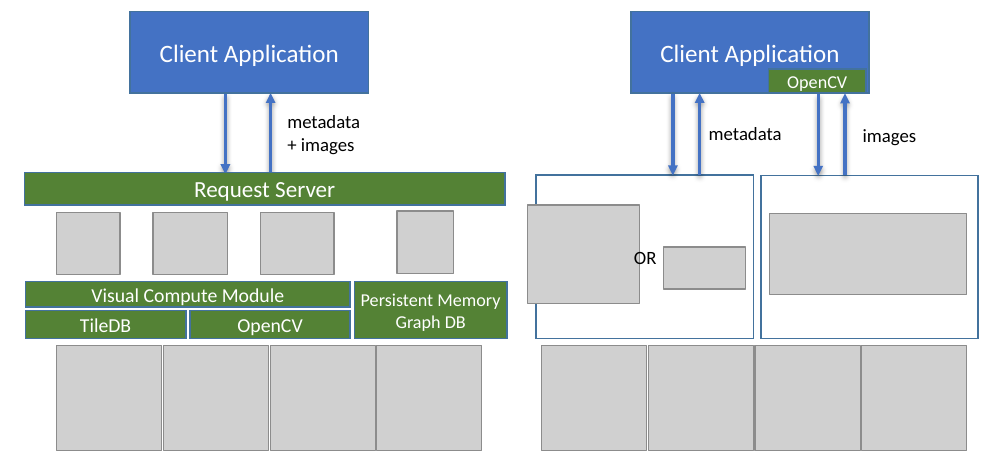
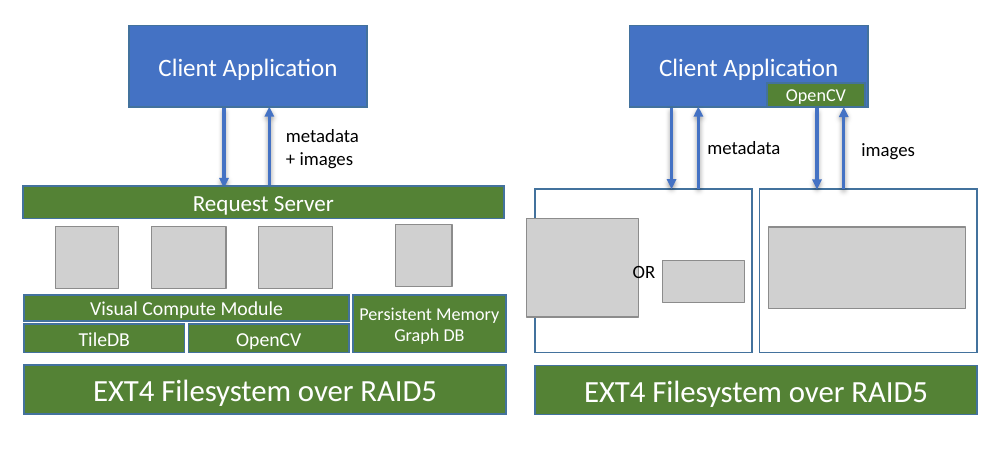
Before and after one commit to luisremis/visual_storm, a slide deck: slide 2 of yfcc100m/paper/figures/comparison_system.pptx. Drawn at 1008x474 pixels with LibreOffice and Linux fonts; fonts in the diff are those of the drawing; grey boxes stand for pictures. Boxes give left, top, right and bottom in pixels: in the first picture for what was removed or moved away, otherwise in the second. Text is boxed around its words. In the diff, an @@ line names an element or a change of style, - is before the commit and + after.

```diff
--- a/yfcc100m/paper/figures/comparison_system.pptx
+++ b/yfcc100m/paper/figures/comparison_system.pptx
@@ 10 rectangles, 7 pictures, 5 arrows, 4 texts: place and size @@
-10 rectangles, 7 pictures, 5 arrows, 4 texts at box(25, 12, 978, 339)
+10 rectangles, 7 pictures, 5 arrows, 4 texts at box(23, 25, 976, 353)
@@ arrow moved from (846, 176) - (846, 94) to (843, 190) - (843, 107) @@
@@ picture removed at box(57, 346, 162, 452) @@
@@ picture removed at box(164, 346, 269, 452) @@
@@ picture removed at box(270, 346, 376, 452) @@
@@ picture removed at box(377, 346, 483, 452) @@
@@ picture removed at box(542, 346, 647, 452) @@
@@ picture removed at box(649, 346, 754, 452) @@
@@ picture removed at box(755, 346, 861, 452) @@
@@ picture removed at box(862, 346, 968, 452) @@
@@ rectangle added at box(24, 365, 505, 414), fill #548235, outline #43739E 1 pt, 18.7 pt, text #FFFFFF @@
+EXT4 Filesystem over RAID5
@@ rectangle added at box(535, 366, 977, 415), fill #548235, outline #43739E 1 pt, 18.7 pt, text #FFFFFF @@
+EXT4 Filesystem over RAID5
```
Also in this commit, not shown: 1 other file.
